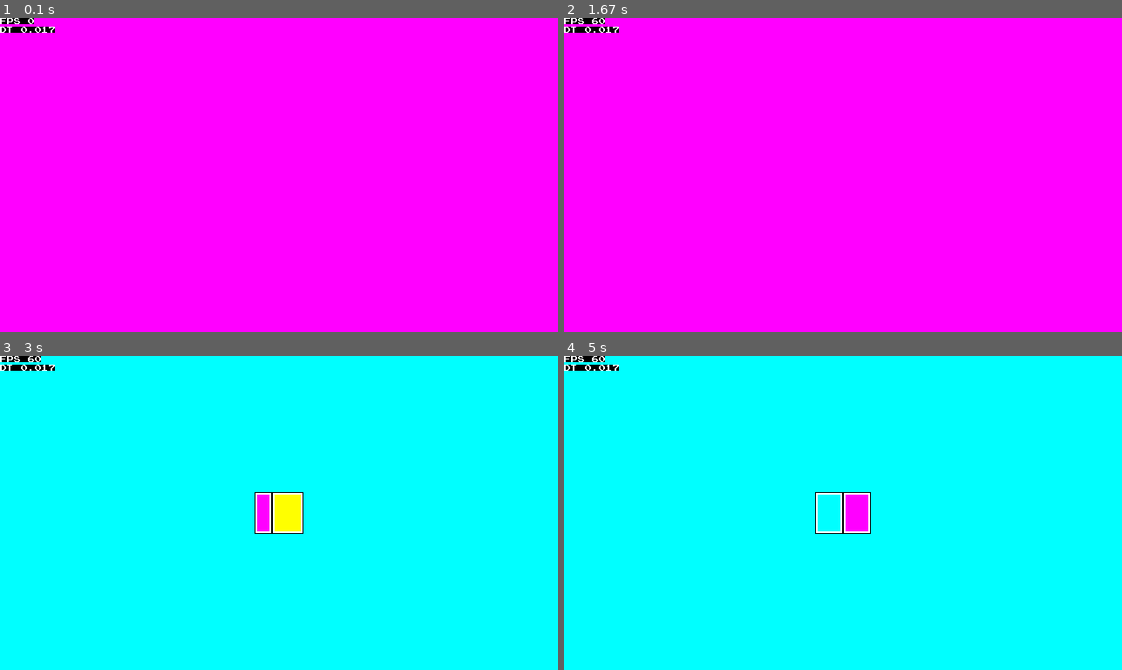
Above: before the commit, frames 1-4 (two rows, left to right).
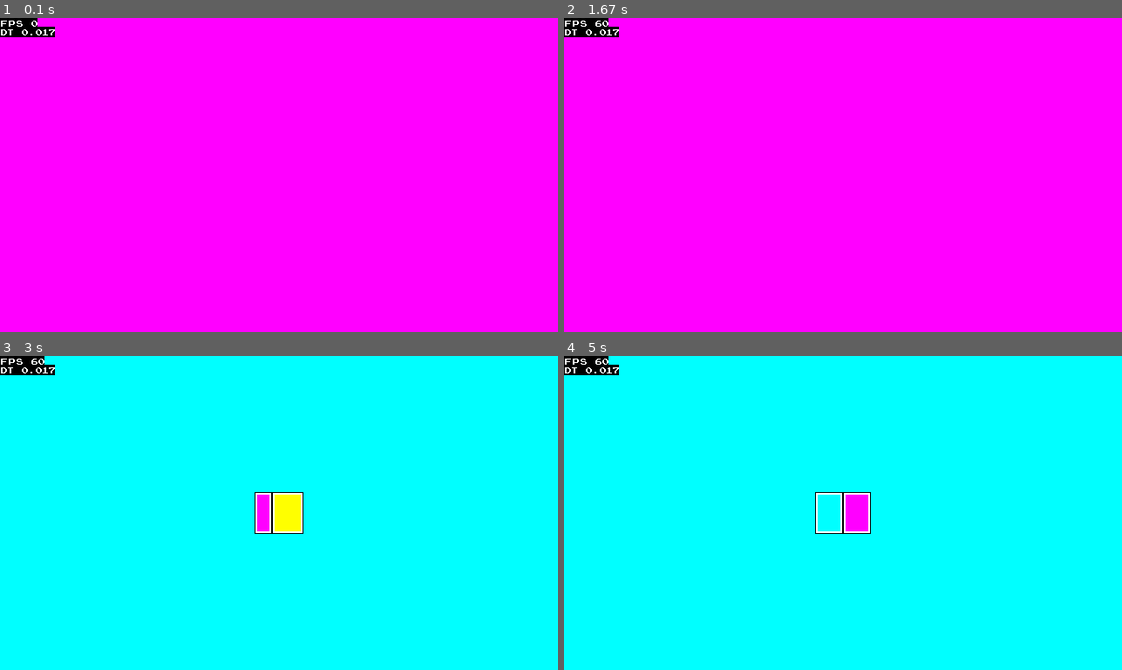
Above: after the commit, the same moments.

Repository: SebZanardo/The-Ultimate-Pygame-Structure
Game: pygame game, started from main.py
Two runs of this game, one before a commit and one after it. Both use one fixed random seed, a clock stepped at 60 frames per second and the inputs below.
Inputs (mouse positions are in pixels of both pictures, inside the frame that each line leads up to):
- Up to frame 1 (0.1 s): no input
- Up to frame 2 (1.67 s): tap Space at 0.33, 1.33 s; tap Enter at 0.67, 1 s
- Up to frame 3 (3 s): tap Enter at 1.67 s; tap Space at 2 s; click (106, 585) at 2.88 s
- Up to frame 4 (5 s): click (1049, 622) at 3.72 s; click (697, 396) at 4.55 s

The runs differ from the first frame. In frame 1, 0.3% of the frame differs, in the area x 0-10%, y 0-7%; in frame 2, 0.3%; in frame 3, 0.3%; in frame 4, 0.3%.

Commit message:
Made structure compatible with running in the browser

Diff:
--- a/config/core.py
+++ b/config/core.py
@@ -1,5 +1,7 @@
+import asyncio  # For running the game in browser
+import sys
+import platform
 import pygame
-import pygame.freetype
 
 from utilities.decorators import singleton
 from utilities.typehints import InputBuffer
@@ -13,7 +15,12 @@
 class Core:
     pygame.init()
 
-    window = pygame.display.set_mode(**WINDOW_SETUP)
+    if sys.platform == "emscripten":  # If running in browser
+        platform.window.canvas.style.imageRendering = "pixelated"
+        window = pygame.display.set_mode(WINDOW_SETUP["size"])
+    else:
+        window = pygame.display.set_mode(**WINDOW_SETUP)
+
     clock = pygame.time.Clock()
     icon = pygame.image.load("assets/icon.png")
 
@@ -21,25 +28,25 @@
     pygame.display.set_caption(CAPTION)
 
     last_mouse_pressed = (False, False, False)
+    last_action_pressed = {action: False for action in Action}
     last_action_mapping_pressed = {
         action: action_mappings[action][0] for action in Action
     }
 
+    unfocused = False
+
     def __init__(self) -> None:
         self.scene_manager = SceneManager(MainMenu)
-        self.debug_font = pygame.freetype.Font("assets/joystix.otf", 10)
-        self.debug_font.antialiased = False
-        self.debug_font.fgcolor = (255, 255, 255)
-        self.debug_font.bgcolor = (0, 0, 0)
+        self.debug_font = pygame.font.Font("assets/joystix.ttf", 10)
 
-    def run(self) -> None:
+    async def run(self) -> None:
         while True:
             elapsed_time = self.clock.tick(FPS)
             dt = elapsed_time / 1000.0  # Convert to seconds
 
             self.scene_manager.switched = False
 
-            self.check_for_quit()
+            self.check_for_window_events()
             input_buffer = self.get_input()
 
             self.scene_manager.handle_input(input_buffer)
@@ -47,17 +54,21 @@
             self.scene_manager.render(self.window)
 
             # For easy performance testing
-            self.debug_font.render_to(
-                self.window, (0, 0), f"FPS {self.clock.get_fps():.0f}"
+            fps_debug = self.debug_font.render(
+                f"FPS {self.clock.get_fps():.0f}", False, (255, 255, 255), (0, 0, 0)
             )
-            self.debug_font.render_to(self.window, (0, 10), f"DT {dt}")
+            dt_debug = self.debug_font.render(
+                f"DT {dt}", False, (255, 255, 255), (0, 0, 0)
+            )
+            self.window.blit(fps_debug, (0, 0))
+            self.window.blit(dt_debug, (0, 10))
 
             pygame.display.flip()
+            await asyncio.sleep(0)
 
     def get_input(self) -> InputBuffer:
-        keys_pressed = pygame.key.get_just_pressed()
+        # pygame.key.get_just_pressed() and get_just_released() aren't recognized by browser yet :(
         keys_held = pygame.key.get_pressed()
-        keys_released = pygame.key.get_just_released()
 
         action_buffer = {}
         for action in Action:
@@ -67,15 +78,18 @@
                     continue
 
                 # If an alternate key was pressed, set that bind as the current bind to 'track'
-                if keys_pressed[mapping]:
+                if keys_held[mapping]:
                     self.last_action_mapping_pressed[action] = mapping
 
             tracked_mapping = self.last_action_mapping_pressed[action]
             action_buffer[action] = {
-                InputState.PRESSED: keys_pressed[tracked_mapping],
+                InputState.PRESSED: keys_held[tracked_mapping]
+                and not self.last_action_pressed[action],
                 InputState.HELD: keys_held[tracked_mapping],
-                InputState.RELEASED: keys_released[tracked_mapping],
+                InputState.RELEASED: not keys_held[tracked_mapping]
+                and self.last_action_pressed[action],
             }
+            self.last_action_pressed[action] = keys_held[tracked_mapping]
 
         mouse_pressed = pygame.mouse.get_pressed()
         mouse_buffer = {}
@@ -95,12 +109,21 @@
 
         return action_buffer, mouse_buffer
 
-    def check_for_quit(self) -> None:
+    def check_for_window_events(self) -> None:
         for event in pygame.event.get():
             if event.type == pygame.QUIT:
                 self.terminate()
 
-            # For quick development
+            # Can use these events to pause audio tracks or whatever else you need
+            elif event.type == pygame.WINDOWFOCUSLOST:
+                pass
+            elif event.type == pygame.WINDOWFOCUSGAINED:
+                pass
+            elif event.type == pygame.VIDEORESIZE:
+                pass
+
+            # HACK: For quick development
+            # NOTE: It overrides exitting fullscreen when in browser
             elif event.type == pygame.KEYDOWN and event.key == pygame.K_ESCAPE:
                 self.terminate()
 
--- a/config/settings.py
+++ b/config/settings.py
@@ -6,7 +6,7 @@
 WINDOW_WIDTH = 640
 WINDOW_HEIGHT = 360
 WINDOW_SIZE = (WINDOW_WIDTH, WINDOW_HEIGHT)
-WINDOW_CENTER = (WINDOW_WIDTH // 2, WINDOW_HEIGHT // 2)
+WINDOW_CENTRE = (WINDOW_WIDTH // 2, WINDOW_HEIGHT // 2)
 
 WINDOW_SETUP = {
     "size": WINDOW_SIZE,
--- a/main.py
+++ b/main.py
@@ -1,9 +1,11 @@
+import asyncio  # For running the game in browser
+
 from config.core import Core
 
 
 def main():
     app = Core()
-    app.run()
+    asyncio.run(app.run())
 
 
 if __name__ == "__main__":
Binary file removed: assets/joystix.otf
Binary file added: assets/joystix.ttf
Empty file added: baseclasses/__init__.py
Empty file added: components/__init__.py
Empty file added: config/__init__.py
Empty file added: scenes/__init__.py
Empty file added: utilities/__init__.py
